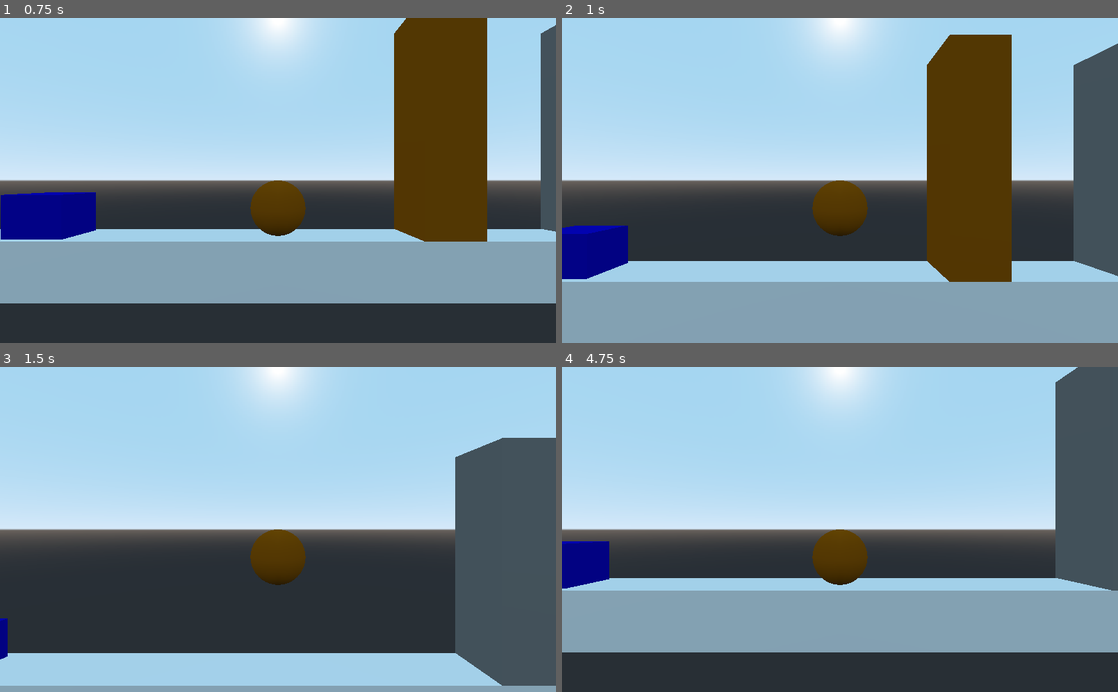
Above: before the commit, frames 1-4 (two rows, left to right).
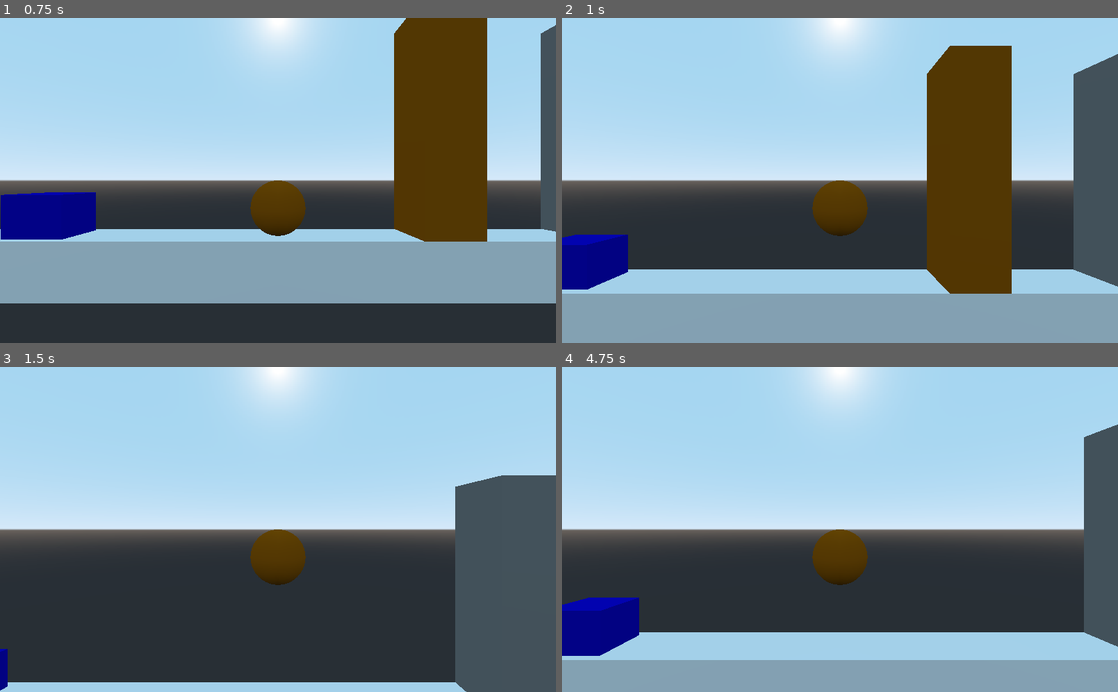
Above: after the commit, the same moments.

Repository: tomas7770/puzzle-ball
Game: Godot game, scene res://Scenes/TestScene.tscn
Same seed, same stepped clock (60 frames per second), same inputs: the game is played once before the commit and once after it.
Inputs:
- Up to frame 1 (0.75 s): hold Right (plr1_right) from 0.53 s (still down); hold Z (plr1_magnet) from 0.53 s (still down)
- Up to frame 2 (1 s): keep holding Right (plr1_right); keep holding Z (plr1_magnet); tap Space (plr1_jump) at 0.77 s
- Up to frame 3 (1.5 s): release Right (plr1_right) at 1.28 s; release Z (plr1_magnet) at 1.28 s; hold Left (plr1_left) from 1.28 s (still down); tap Z (plr1_magnet) at 1.35 s
- Up to frame 4 (4.75 s): tap Space (plr1_jump) at 1.52, 3.02, 3.77, 4.52 s; release Left (plr1_left) at 2.03 s; hold Z (plr1_magnet) 2.03-2.78 s; hold Right (plr1_right) 2.03-3.53 s; tap Z (plr1_magnet) at 2.85, 4.35 s; hold Z (plr1_magnet) 3.53-4.28 s; hold Left (plr1_left) from 3.53 s (still down)

Frame 1 is identical in both runs. In frame 2, 7.2% of the frame differs, in the area x 0-100%, y 5-85%; in frame 3, 12%; in frame 4, 40%, in the area x 0-100%, y 0-100%.

Commit message:
Increase player jump height

Diff:
--- a/Scenes/PlayerBall/PlayerBall.gd
+++ b/Scenes/PlayerBall/PlayerBall.gd
@@ -5,7 +5,7 @@
 
 var acceleration = 20
 var max_speed = 10
-var jump_force = 8
+var jump_force = 10
 var max_slope_angle = 45
 var magnet_safe_distance = 4
 
